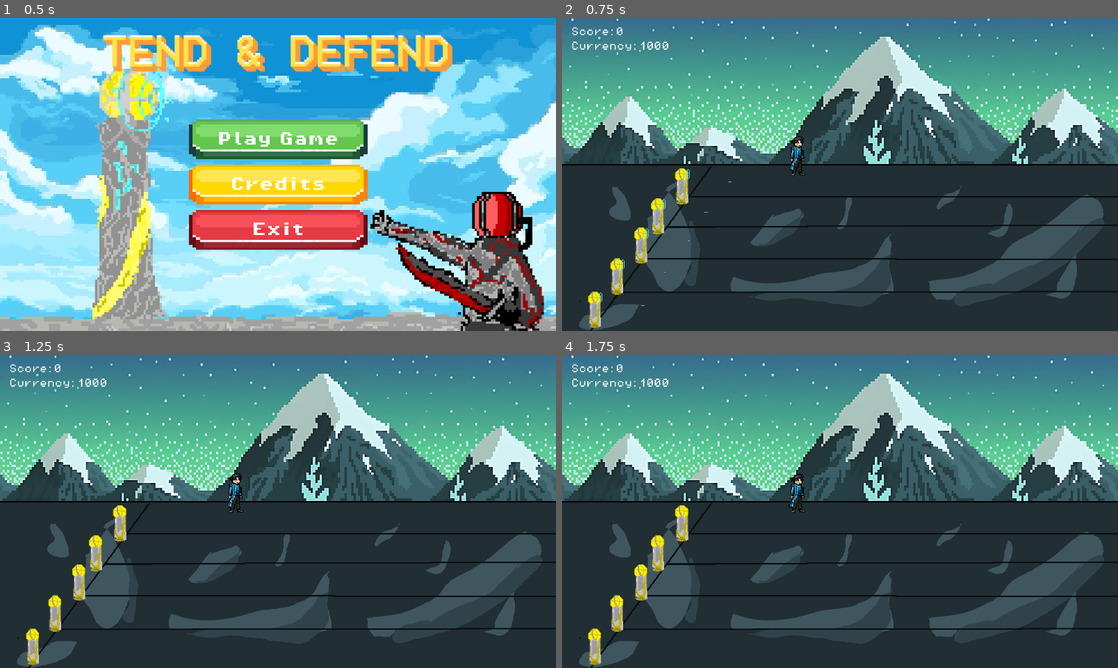
Above: before the commit, frames 1-4 (two rows, left to right).
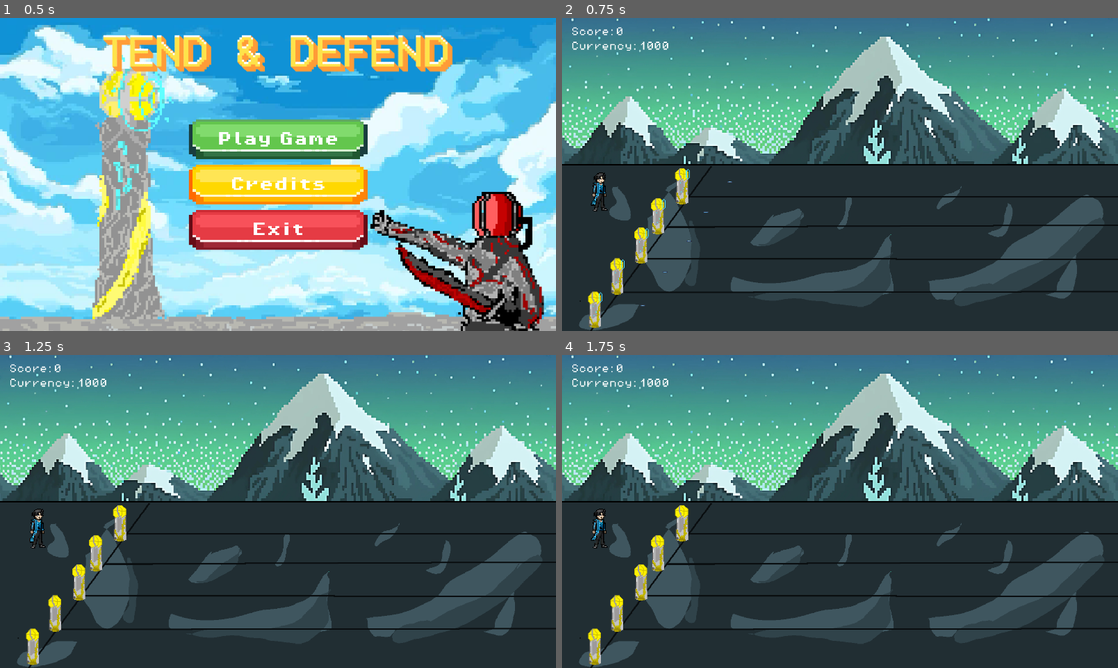
Above: after the commit, the same moments.

Repository: varun22/ECS179-FinalProject
Game: Godot game, scene res://scenes/menu.tscn
Two runs of this game, one before a commit and one after it. Both use one fixed random seed, a clock stepped at 60 frames per second and the inputs below. The engine's default icon, where the game draws it, is replaced by a stand-in: a white triangle on a blue panel in a dark square. Sound files missing from this copy of the repository are replaced by a short silence.
Inputs:
- Up to frame 1 (0.5 s): no input
- Up to frame 2 (0.75 s): click "Play Game" at 0.5 s
- Up to frame 3 (1.25 s): no input
- Up to frame 4 (1.75 s): tap Enter (ui_accept) at 1.25, 1.52 s; hold Right (ui_right) from 1.28 s (still down)

Frame 1 is identical in both runs. In frame 2, 0.4% of the frame differs, in the area x 5-44%, y 37-62%; in frame 3, 0.4%; in frame 4, 0.4%.

Commit message:
Player Animations Completed

Diff:
--- a/tend&defend/scenes/player.tscn
+++ b/tend&defend/scenes/player.tscn
@@ -35,10 +35,220 @@
 "values": [6]
 }
 
+[sub_resource type="Animation" id="Animation_1ty74"]
+resource_name = "sword_walk_right"
+length = 0.3
+loop_mode = 1
+tracks/0/type = "value"
+tracks/0/imported = false
+tracks/0/enabled = true
+tracks/0/path = NodePath("Sprite2d:frame")
+tracks/0/interp = 1
+tracks/0/loop_wrap = true
+tracks/0/keys = {
+"times": PackedFloat32Array(0, 0.1, 0.2),
+"transitions": PackedFloat32Array(1, 1, 1),
+"update": 1,
+"values": [0, 2, 1]
+}
+
+[sub_resource type="Animation" id="Animation_sh7gk"]
+resource_name = "sword_attack"
+length = 0.4
+tracks/0/type = "value"
+tracks/0/imported = false
+tracks/0/enabled = true
+tracks/0/path = NodePath("Sprite2d:frame")
+tracks/0/interp = 1
+tracks/0/loop_wrap = true
+tracks/0/keys = {
+"times": PackedFloat32Array(0, 0.1, 0.2, 0.3),
+"transitions": PackedFloat32Array(1, 1, 1, 1),
+"update": 1,
+"values": [3, 4, 5, 3]
+}
+
+[sub_resource type="Animation" id="Animation_uudrd"]
+resource_name = "base_player_die"
+length = 0.4
+tracks/0/type = "value"
+tracks/0/imported = false
+tracks/0/enabled = true
+tracks/0/path = NodePath("Sprite2d:frame")
+tracks/0/interp = 1
+tracks/0/loop_wrap = true
+tracks/0/keys = {
+"times": PackedFloat32Array(0, 0.1, 0.2, 0.3),
+"transitions": PackedFloat32Array(1, 1, 1, 1),
+"update": 1,
+"values": [9, 10, 11, 41]
+}
+
+[sub_resource type="Animation" id="Animation_3kkxo"]
+resource_name = "hammer_move_right"
+length = 0.3
+loop_mode = 1
+tracks/0/type = "value"
+tracks/0/imported = false
+tracks/0/enabled = true
+tracks/0/path = NodePath("Sprite2d:frame")
+tracks/0/interp = 1
+tracks/0/loop_wrap = true
+tracks/0/keys = {
+"times": PackedFloat32Array(0, 0.1, 0.2),
+"transitions": PackedFloat32Array(1, 1, 1),
+"update": 1,
+"values": [12, 13, 14]
+}
+
+[sub_resource type="Animation" id="Animation_3eckw"]
+resource_name = "hammer_attack"
+length = 0.4
+tracks/0/type = "value"
+tracks/0/imported = false
+tracks/0/enabled = true
+tracks/0/path = NodePath("Sprite2d:frame")
+tracks/0/interp = 1
+tracks/0/loop_wrap = true
+tracks/0/keys = {
+"times": PackedFloat32Array(0, 0.1, 0.2, 0.3),
+"transitions": PackedFloat32Array(1, 1, 1, 1),
+"update": 1,
+"values": [15, 16, 17, 15]
+}
+
+[sub_resource type="Animation" id="Animation_4dvtl"]
+resource_name = "hammer_idle"
+length = 0.2
+loop_mode = 1
+tracks/0/type = "value"
+tracks/0/imported = false
+tracks/0/enabled = true
+tracks/0/path = NodePath("Sprite2d:frame")
+tracks/0/interp = 1
+tracks/0/loop_wrap = true
+tracks/0/keys = {
+"times": PackedFloat32Array(0, 0.1),
+"transitions": PackedFloat32Array(1, 1),
+"update": 1,
+"values": [18, 19]
+}
+
+[sub_resource type="Animation" id="Animation_h7cjj"]
+resource_name = "racket_idle"
+length = 0.2
+loop_mode = 1
+tracks/0/type = "value"
+tracks/0/imported = false
+tracks/0/enabled = true
+tracks/0/path = NodePath("Sprite2d:frame")
+tracks/0/interp = 1
+tracks/0/loop_wrap = true
+tracks/0/keys = {
+"times": PackedFloat32Array(0, 0.1),
+"transitions": PackedFloat32Array(1, 1),
+"update": 1,
+"values": [20, 21]
+}
+
+[sub_resource type="Animation" id="Animation_n75yp"]
+resource_name = "racket_move_right"
+length = 0.4
+tracks/0/type = "value"
+tracks/0/imported = false
+tracks/0/enabled = true
+tracks/0/path = NodePath("Sprite2d:frame")
+tracks/0/interp = 1
+tracks/0/loop_wrap = true
+tracks/0/keys = {
+"times": PackedFloat32Array(0, 0.1, 0.2, 0.3),
+"transitions": PackedFloat32Array(1, 1, 1, 1),
+"update": 1,
+"values": [21, 22, 23, 24]
+}
+
+[sub_resource type="Animation" id="Animation_sl16o"]
+resource_name = "racket_attack"
+length = 0.3
+tracks/0/type = "value"
+tracks/0/imported = false
+tracks/0/enabled = true
+tracks/0/path = NodePath("Sprite2d:frame")
+tracks/0/interp = 1
+tracks/0/loop_wrap = true
+tracks/0/keys = {
+"times": PackedFloat32Array(0, 0.1, 0.2),
+"transitions": PackedFloat32Array(1, 1, 1),
+"update": 1,
+"values": [21, 35, 21]
+}
+
+[sub_resource type="Animation" id="Animation_5255k"]
+resource_name = "stick_walk_right"
+length = 0.3
+loop_mode = 1
+tracks/0/type = "value"
+tracks/0/imported = false
+tracks/0/enabled = true
+tracks/0/path = NodePath("Sprite2d:frame")
+tracks/0/interp = 1
+tracks/0/loop_wrap = true
+tracks/0/keys = {
+"times": PackedFloat32Array(0, 0.1, 0.2),
+"transitions": PackedFloat32Array(1, 1, 1),
+"update": 1,
+"values": [30, 31, 32]
+}
+
+[sub_resource type="Animation" id="Animation_ysxt5"]
+resource_name = "stick_idle"
+length = 0.2
+loop_mode = 1
+tracks/0/type = "value"
+tracks/0/imported = false
+tracks/0/enabled = true
+tracks/0/path = NodePath("Sprite2d:frame")
+tracks/0/interp = 1
+tracks/0/loop_wrap = true
+tracks/0/keys = {
+"times": PackedFloat32Array(0, 0.1),
+"transitions": PackedFloat32Array(1, 1),
+"update": 1,
+"values": [36, 37]
+}
+
+[sub_resource type="Animation" id="Animation_3x5vy"]
+resource_name = "stick_attack"
+length = 0.4
+tracks/0/type = "value"
+tracks/0/imported = false
+tracks/0/enabled = true
+tracks/0/path = NodePath("Sprite2d:frame")
+tracks/0/interp = 1
+tracks/0/loop_wrap = true
+tracks/0/keys = {
+"times": PackedFloat32Array(0, 0.1, 0.2, 0.3),
+"transitions": PackedFloat32Array(1, 1, 1, 1),
+"update": 1,
+"values": [33, 34, 35, 33]
+}
+
 [sub_resource type="AnimationLibrary" id="AnimationLibrary_gy81v"]
 _data = {
 "RESET": SubResource("Animation_fophv"),
-"base_player_idle": SubResource("Animation_dx16v")
+"base_player_die": SubResource("Animation_uudrd"),
+"base_player_idle": SubResource("Animation_dx16v"),
+"hammer_attack": SubResource("Animation_3eckw"),
+"hammer_idle": SubResource("Animation_4dvtl"),
+"hammer_move_right": SubResource("Animation_3kkxo"),
+"racket_attack": SubResource("Animation_sl16o"),
+"racket_idle": SubResource("Animation_h7cjj"),
+"racket_move_right": SubResource("Animation_n75yp"),
+"stick_attack": SubResource("Animation_3x5vy"),
+"stick_idle": SubResource("Animation_ysxt5"),
+"stick_walk_right": SubResource("Animation_5255k"),
+"sword_attack": SubResource("Animation_sh7gk"),
+"sword_walk_right": SubResource("Animation_1ty74")
 }
 
 [sub_resource type="RectangleShape2D" id="RectangleShape2D_imwne"]
@@ -58,7 +268,6 @@
 libraries = {
 "": SubResource("AnimationLibrary_gy81v")
 }
-speed_scale = -0.5
 
 [node name="CollisionShape2D" type="CollisionShape2D" parent="."]
 position = Vector2(-0.5, 3)
--- a/tend&defend/scenes/stage1.tscn
+++ b/tend&defend/scenes/stage1.tscn
@@ -21,7 +21,7 @@
 
 [node name="Player" parent="." instance=ExtResource("1_4ps2d")]
 z_index = 2
-position = Vector2(819, 474)
+position = Vector2(136, 596)
 scale = Vector2(3, 3)
 
 [node name="Background" type="Sprite2D" parent="."]
--- a/tend&defend/scripts/player.gd
+++ b/tend&defend/scripts/player.gd
@@ -3,8 +3,10 @@
 
 const SPEED = 300.0
 const JUMP_VELOCITY = -400.0
+
 func _ready() -> void:
 	$Sprite2d/AnimationPlayer.play("base_player_idle")
+
 func _physics_process(delta: float) -> void:
 	pass
 	## Add the gravity.
--- a/tend&defend/scripts/turret_factory.gd
+++ b/tend&defend/scripts/turret_factory.gd
@@ -5,7 +5,7 @@
 
 # Stores base values for turrets
 var base_reach:float = 0.6
-var base_damage:float = 10.0
+var base_damage:float = 25.0
 var base_frequency:float = 5.0
 
 # Builds and returns a turret
Not shown: 1 places in tend&defend/scenes/player.tscn that only renumber resources
